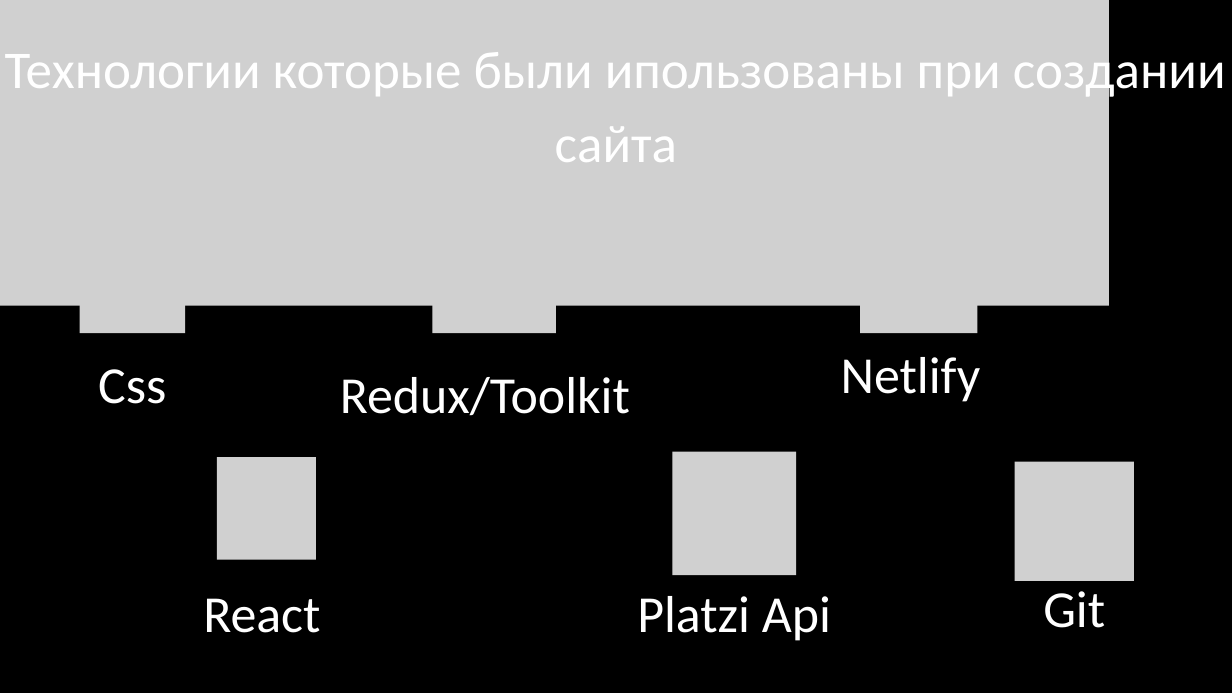
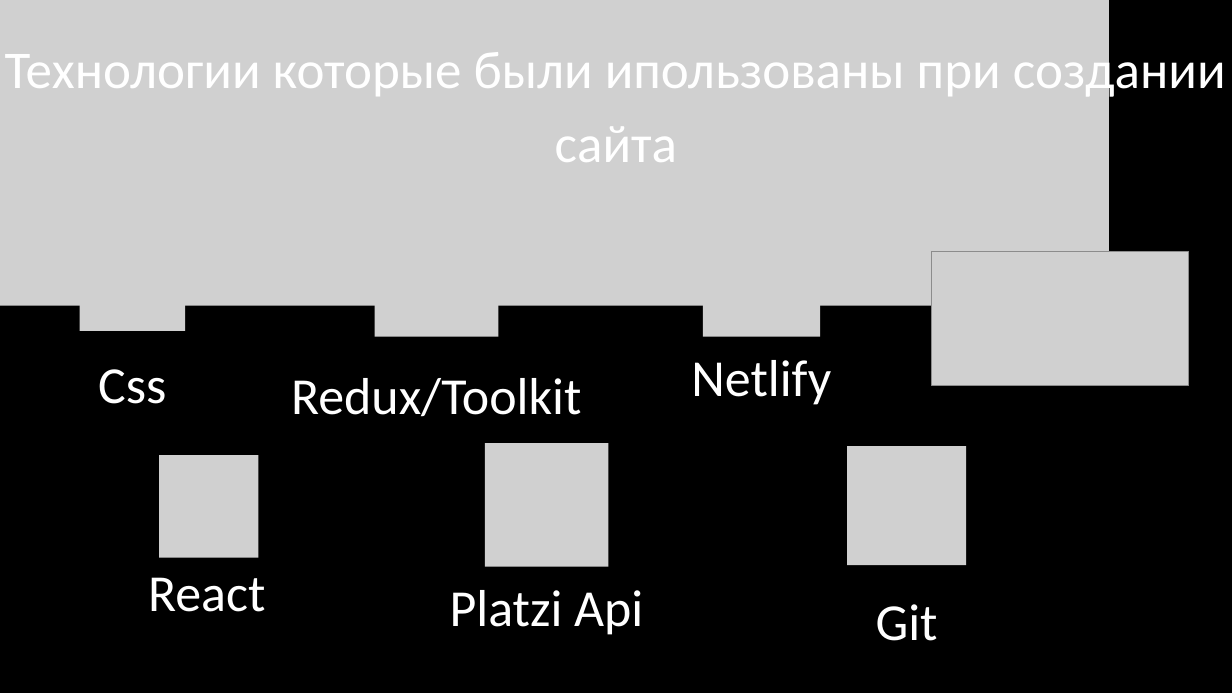
Before and after one commit to Ibragim1337/diplom-store, a slide deck: slide 9 of diplomPresentation.pptx. Drawn at 1232x693 pixels with LibreOffice and Linux fonts; fonts in the diff are those of the drawing; grey boxes stand for pictures. Boxes give left, top, right and bottom in pixels: in the first picture for what was removed or moved away, otherwise in the second. Text is boxed around its words. In the diff, an @@ line names an element or a change of style, - is before the commit and + after.

Commit message:
change in presentation

```diff
--- a/diplomPresentation.pptx
+++ b/diplomPresentation.pptx
@@ picture at (x1=79, y1=225, x2=185, y2=331): outline redrawn @@
@@ picture moved from (x1=432, y1=216, x2=556, y2=333) to (x1=375, y1=219, x2=498, y2=336) @@
@@ picture moved from (x1=860, y1=216, x2=977, y2=333) to (x1=703, y1=219, x2=820, y2=336) @@
@@ picture added at (x1=932, y1=251, x2=1189, y2=386) @@
@@ text "Netlify" moved from (x1=841, y1=357, x2=981, y2=402) to (x1=691, y1=360, x2=831, y2=405) @@
@@ text "Redux/Toolkit" moved from (x1=340, y1=377, x2=630, y2=416) to (x1=291, y1=378, x2=581, y2=417) @@
@@ picture moved from (x1=673, y1=452, x2=796, y2=575) to (x1=485, y1=443, x2=609, y2=567) @@
@@ picture moved from (x1=1015, y1=461, x2=1133, y2=580) to (x1=847, y1=446, x2=966, y2=565) @@
@@ picture moved from (x1=217, y1=457, x2=316, y2=559) to (x1=160, y1=455, x2=259, y2=557) @@
@@ text "React" moved from (x1=203, y1=598, x2=320, y2=633) to (x1=148, y1=577, x2=265, y2=612) @@
@@ text "Platzi Api" moved from (x1=637, y1=596, x2=831, y2=641) to (x1=450, y1=590, x2=643, y2=635) @@
@@ text "Git" moved from (x1=1043, y1=591, x2=1105, y2=628) to (x1=876, y1=604, x2=938, y2=641) @@
```
